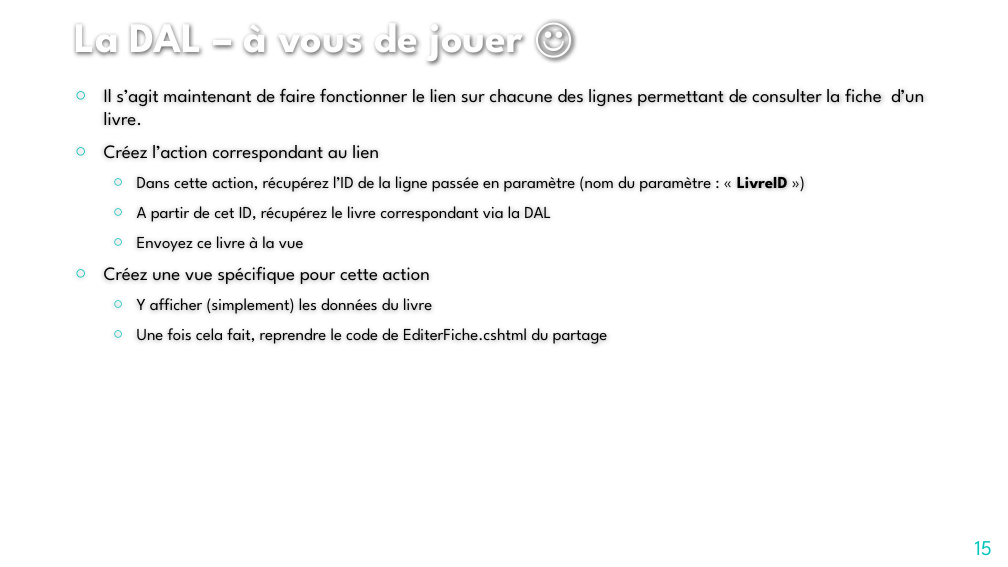
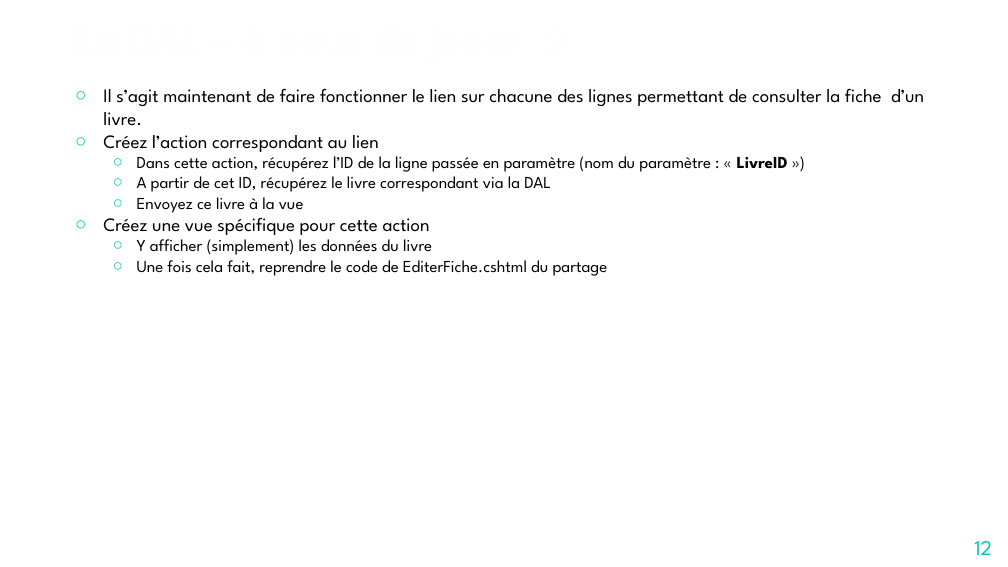
Before and after one commit to jcchalte/PresentationsCCI, a slide deck: slide 12 of C#/Cours 5/Introduction au développement Web en ASP - 5.pptx (slide 15 before the commit). Drawn at 1008x567 pixels with LibreOffice and Linux fonts; fonts in the diff are those of the drawing; background and template pictures are left out. Boxes give left, top, right and bottom in pixels: in the first picture for what was removed or moved away, otherwise in the second. Text is boxed around its words. In the diff, an @@ line names an element or a change of style, - is before the commit and + after.

Commit message:
Ajout exercices pour Cours 5

```diff
--- a/C#/Cours 5/Introduction au développement Web en ASP - 5.pptx
+++ b/C#/Cours 5/Introduction au développement Web en ASP - 5.pptx
@@ text "La DAL – à vous ..." at box(67, 0, 941, 65): font League Spartan to Arial in "☺" @@
@@ text "Il s’agit maintenant de faire ..." at box(103, 88, 924, 276): indent changed; less space between paragraphs @@
@@ page number at box(974, 541, 992, 555): text changed @@
-15
+12
```
Also in this commit, not shown: 16 other slides changed, 1 slide added, 4 slides removed, 8 other files.
